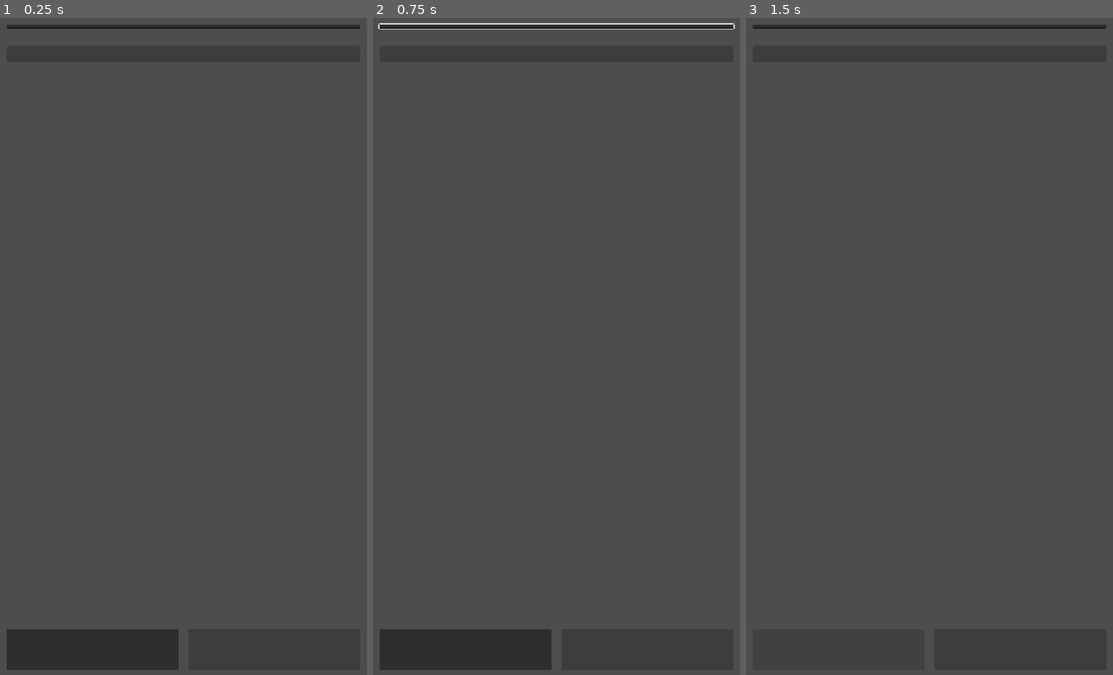
Above: before the commit, frames 1-3 (left to right).
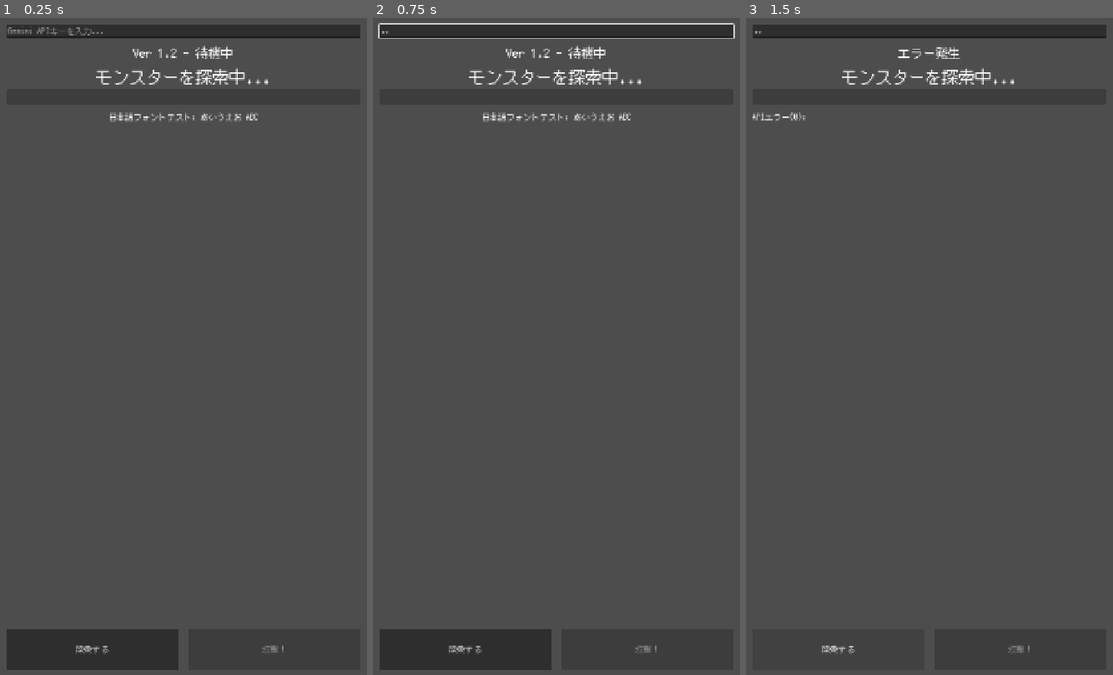
Above: after the commit, the same moments.

Repository: Usobanana/antigravity-aitest001
Game: Godot game, scene res://scenes/main.tscn
Two runs of this game, one before a commit and one after it. Both use one fixed random seed, a clock stepped at 60 frames per second and the inputs below.
Inputs (mouse positions are in pixels of both pictures, inside the frame that each line leads up to):
- Up to frame 1 (0.25 s): no input
- Up to frame 2 (0.75 s): click (556, 24) at 0.52 s; type "12" at 0.6 s
- Up to frame 3 (1.5 s): click "探索する" at 1.25 s

The runs differ from the first frame. In frame 1, 2.2% of the frame differs, in the area x 1-99%, y 1-97%; in frame 2, 2.4%; in frame 3, 2.0%.

Commit message:
fix: set default font to PixelMplus12 and add version v1.2 to UI

Diff:
--- a/新しいゲームプロジェクト/project.godot
+++ b/新しいゲームプロジェクト/project.godot
@@ -22,6 +22,10 @@
 window/stretch/mode="canvas_items"
 window/handheld/orientation=1
 
+[gui]
+
+theme/custom_font="res://fonts/jp_font.ttf"
+
 [physics]
 
 3d/physics_engine="Jolt Physics"
--- a/新しいゲームプロジェクト/scripts/main.gd
+++ b/新しいゲームプロジェクト/scripts/main.gd
@@ -15,16 +15,9 @@
 var player_hp = 100
 
 func _ready():
-	# 日本語フォントを直接ファイルから読み込む
-	var jp_font = load("res://fonts/jp_font.ttf")
-	if jp_font:
-		status_label.add_theme_font_override("font", jp_font)
-		monster_name_label.add_theme_font_override("font", jp_font)
-		log_label.add_theme_font_override("normal_font", jp_font)
-		log_label.add_theme_font_override("bold_font", jp_font)
-		api_key_input.add_theme_font_override("font", jp_font)
-		spawn_button.add_theme_font_override("font", jp_font)
-		attack_button.add_theme_font_override("font", jp_font)
+	# バージョン表示を追加してキャッシュ更新を確認
+	status_label.text = "Ver 1.2 - 待機中"
+	log_label.text = "[center]日本語フォントテスト: あいうえお ABC[/center]"
 
 	ai_manager.monster_generated.connect(_on_monster_generated)
 	ai_manager.error_occurred.connect(_on_ai_error)
Binary file changed: 新しいゲームプロジェクト/fonts/jp_font.ttf
